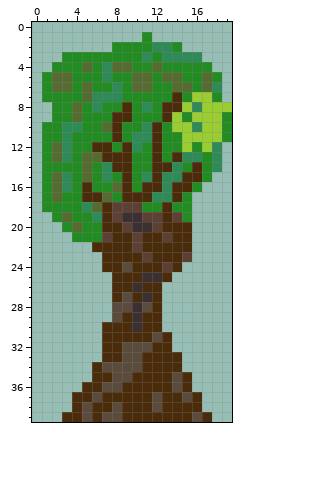
Two states of a pixel-art sprite, sprites/tree.png. The first picture shows the starting point.
The file is 20x40 pixels.
After:
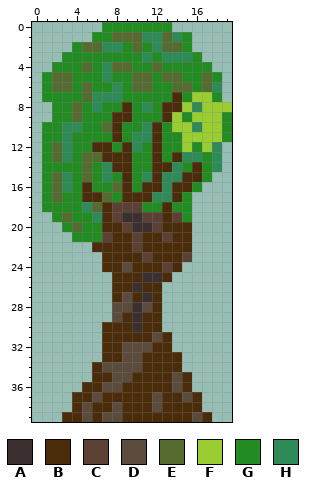
Palette (. is transparent): A #3b2f2f  B #4a2c0a  C #5c4033  D #5a4b3c  E #556b2f  F #9acd32  G #228b22  H #2e8b57
Difference:
@@ x 0..19 @@
- 0 ....................
- 1 ...........G........
- 2 ........GGGGHHG.....
- 3 ...GGGGGGGGHGHHHH...
+ 0 .......GGGGGGG......
+ 1 ......GGEEEHHEHG....
+ 2 ....GEEHHGEGHEEG....
+ 3 ...GGGGGGGGHGHHHG...
  4 ..GGGEGHEEGGEGGGGG..
Changed places in both pictures, as pixel boxes (x1, y1, x2, y2):
changed: (72, 22, 202, 62)
